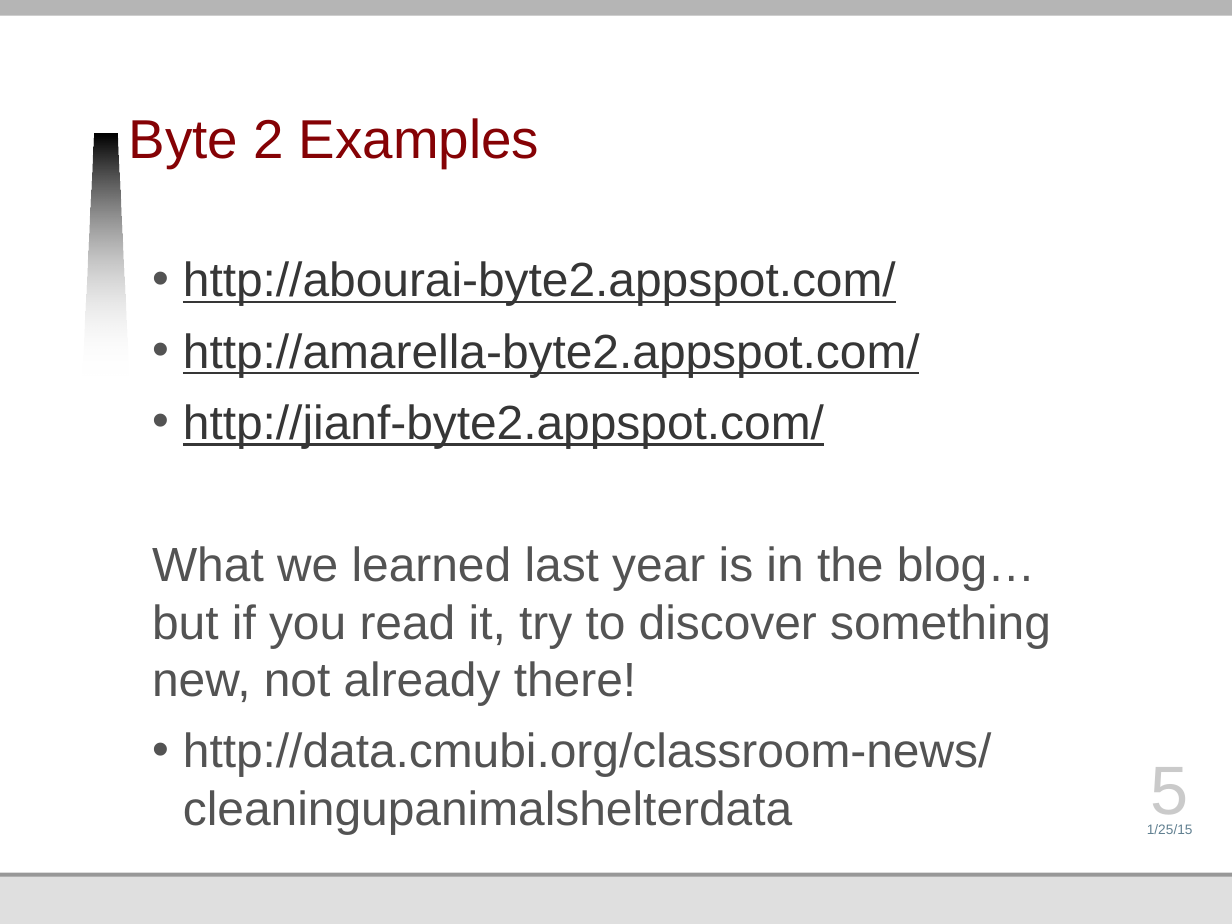
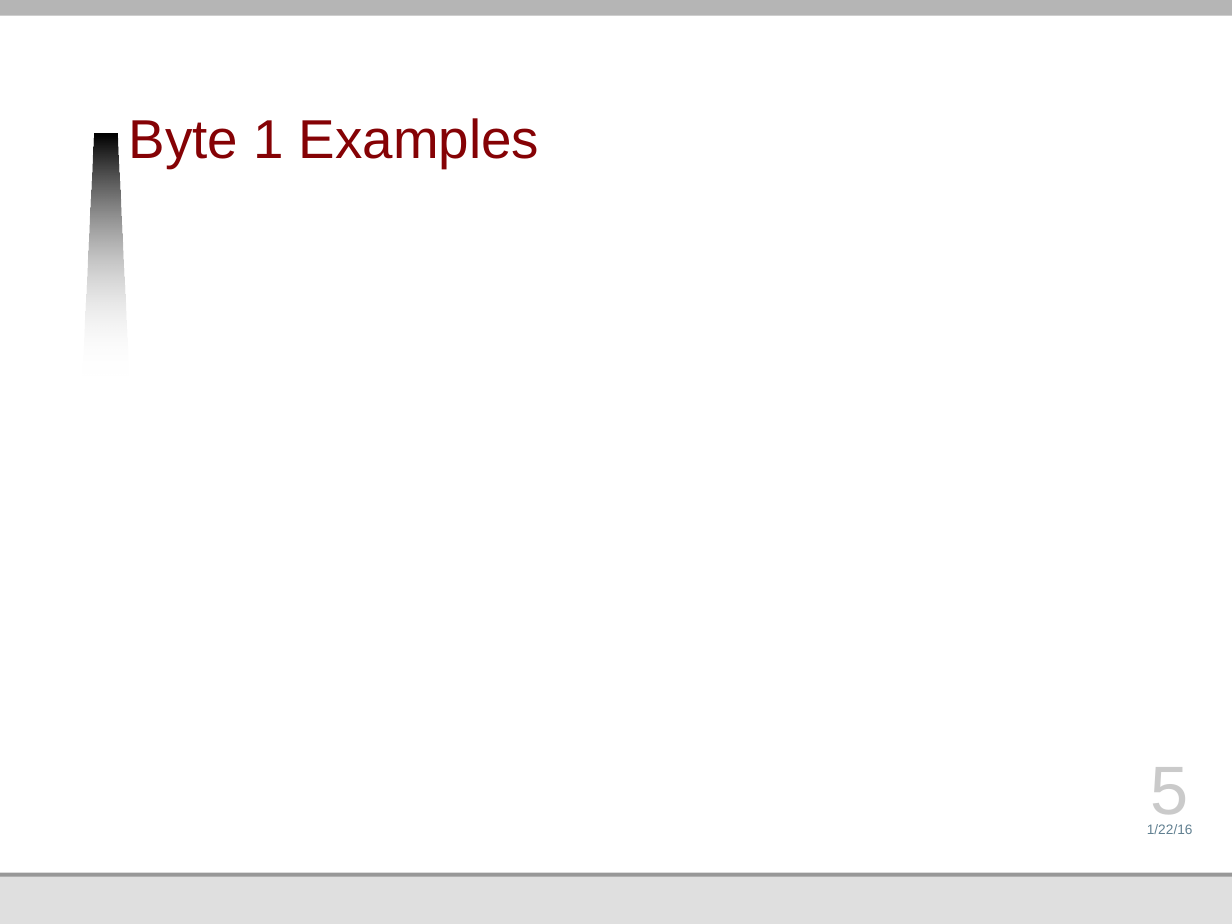
Before and after one commit to jmankoff/data, a slide deck: slide 5 of Lectures/5 Announcements.pptx. Drawn at 1232x924 pixels with LibreOffice and Linux fonts; fonts in the diff are those of the drawing; background and template pictures are left out. Boxes give left, top, right and bottom in pixels: in the first picture for what was removed or moved away, otherwise in the second. Text is boxed around its words. In the diff, an @@ line names an element or a change of style, - is before the commit and + after.

```diff
--- a/Lectures/5 Announcements.pptx
+++ b/Lectures/5 Announcements.pptx
@@ title at (129, 118, 539, 167): text changed @@
-Byte 2 Examples
+Byte 1 Examples
@@ text removed at (152, 261, 1051, 834) @@
-• http://abourai-byte2.appspot.com/
-• http://amarella-byte2.appspot.com/
-• http://jianf-byte2.appspot.com/
-What we learned last year is in the blog… but if you read it, try to discover something new, not already there!
-• http://data.cmubi.org/classroom-news/cleaningupanimalshelterdata
@@ text at (1147, 824, 1193, 834): text changed @@
-1/25/15
+1/22/16
```
Also in this commit, not shown: 2 other slides changed, 1 slide added, 1 slide removed, 7 other files.
